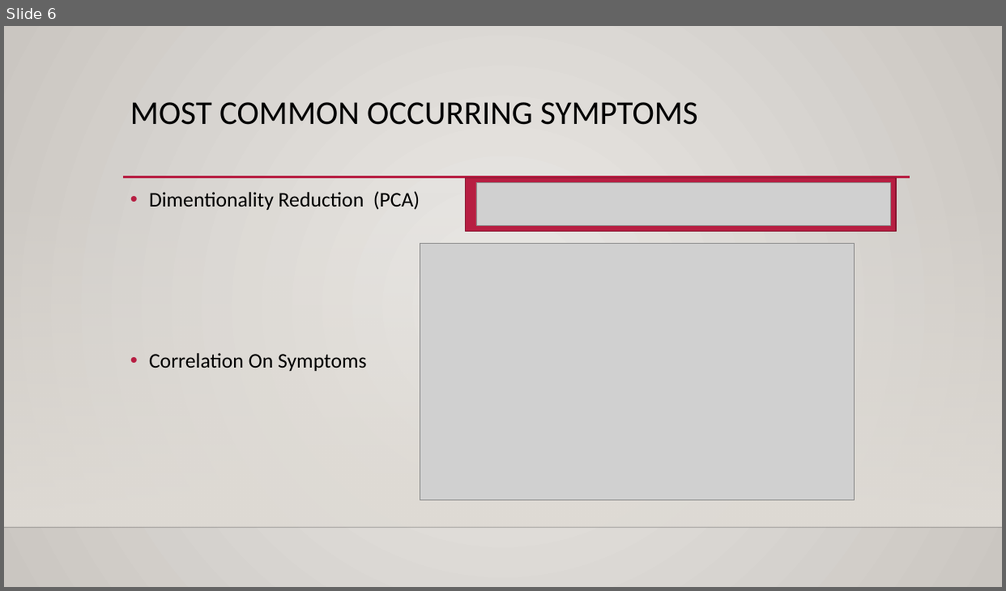
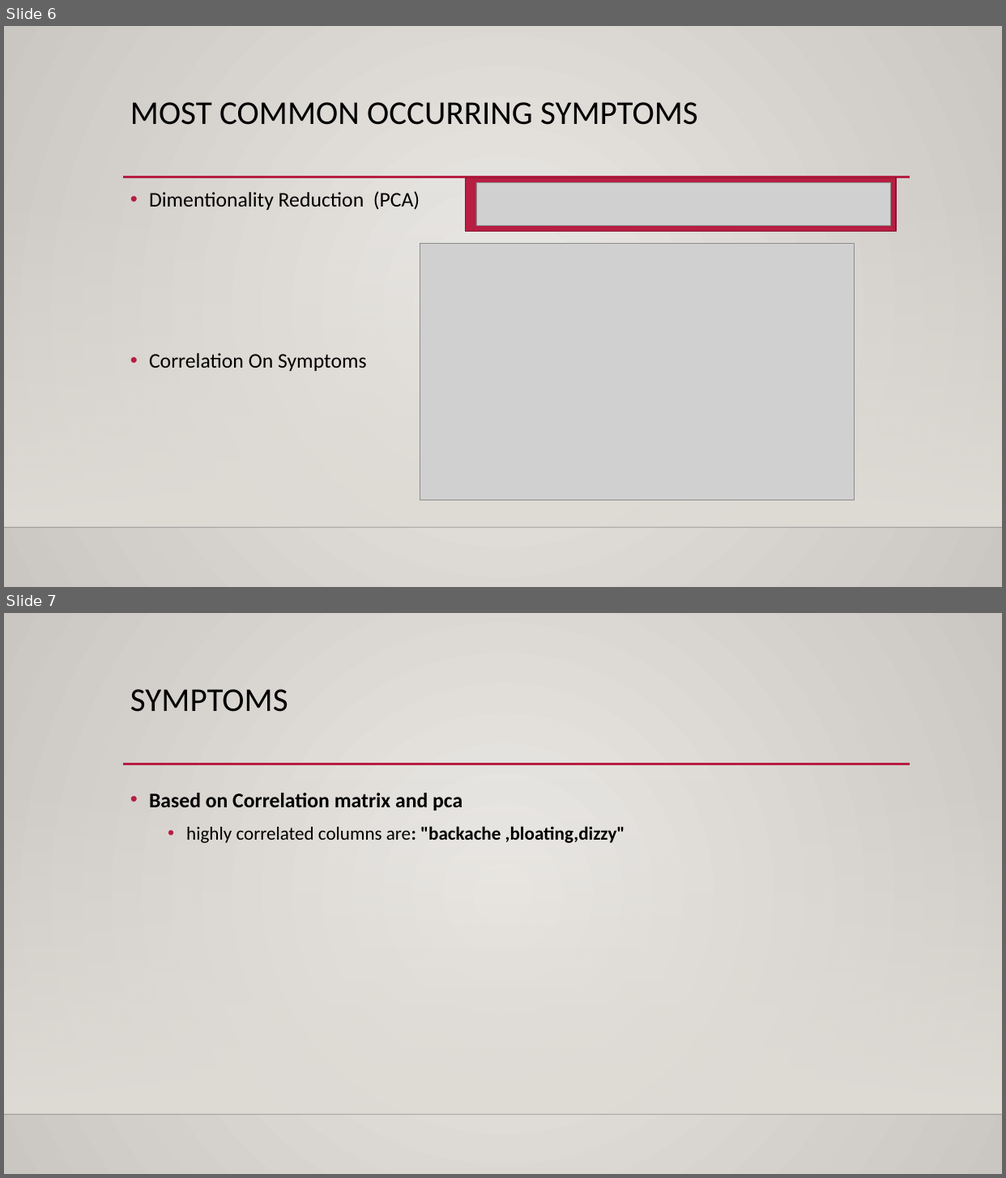
Before and after one commit to RajHarry/Women-Periods-Data-Analysis, a slide deck: PsLove dataset analyzation.pptx. Shown one above the other, each under a label of ours: slide 6 before the commit, slides 6 and 7 after it. The pictures are 1006x591 and 1006x1178 pixels, drawn with LibreOffice and Linux fonts; fonts in the diff are those of the drawing; grey boxes stand for pictures; background and template pictures are left out. Boxes give left, top, right and bottom in pixels: in the first picture for what was removed or moved away, otherwise in the second. Text is boxed around its words. In the diff, an @@ line names an element or a change of style, - is before the commit and + after.

Commit message:
presentation
final

```diff
--- a/PsLove dataset analyzation.pptx
+++ b/PsLove dataset analyzation.pptx
@@ slide 7 added at <box>4,613,1002,1174</box>, background gradient #ECEAE7 to #CAC7C1; not listed: 3 template elements that a slide beside it also shows @@
@@ title added at <box>130,689,288,712</box>, 32 pt, text #000000 @@
+SYMPTOMS
@@ text added at <box>149,793,625,843</box>, 18 pt, text #000000, bold @@
+• Based on Correlation matrix and pca
+  • highly correlated columns are: "backache ,bloating,dizzy"
```
